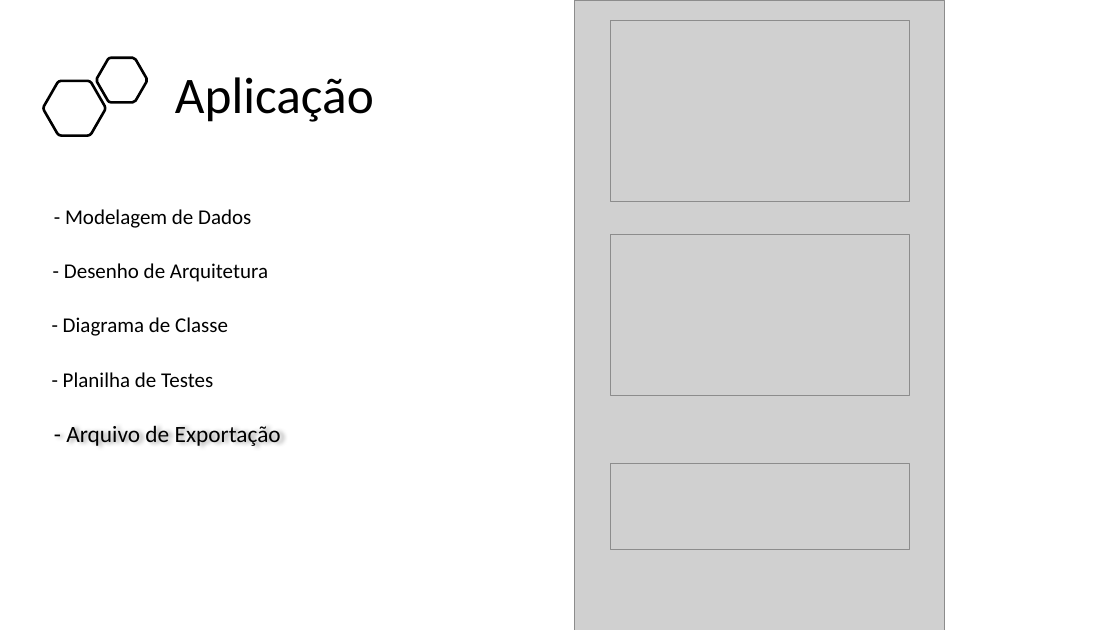
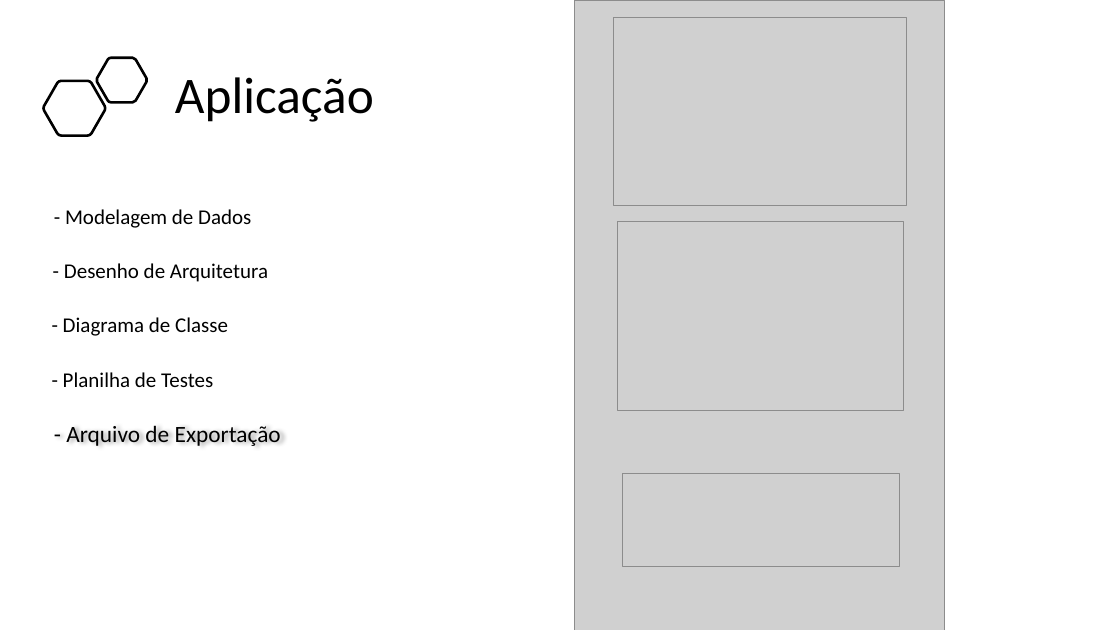
Before and after one commit to BandTec/project-hunter, a slide deck: slide 20 of Documentação/Apresentação - Sprint 3.pptx. Drawn at 1120x630 pixels with LibreOffice and Linux fonts; fonts in the diff are those of the drawing; grey boxes stand for pictures. Boxes give left, top, right and bottom in pixels: in the first picture for what was removed or moved away, otherwise in the second. Text is boxed around its words. In the diff, an @@ line names an element or a change of style, - is before the commit and + after.

Commit message:
atualização ppt e doc layout

```diff
--- a/Documentação/Apresentação - Sprint 3.pptx
+++ b/Documentação/Apresentação - Sprint 3.pptx
@@ picture: place and size @@
-picture at (611,21,909,202)
+picture at (613,18,907,206)
@@ picture: place and size @@
-picture at (611,234,909,397)
+picture at (618,222,904,410)
@@ picture: place and size @@
-picture at (611,464,909,549)
+picture at (623,474,900,567)
```
Also in this commit, not shown: 1 other file.
